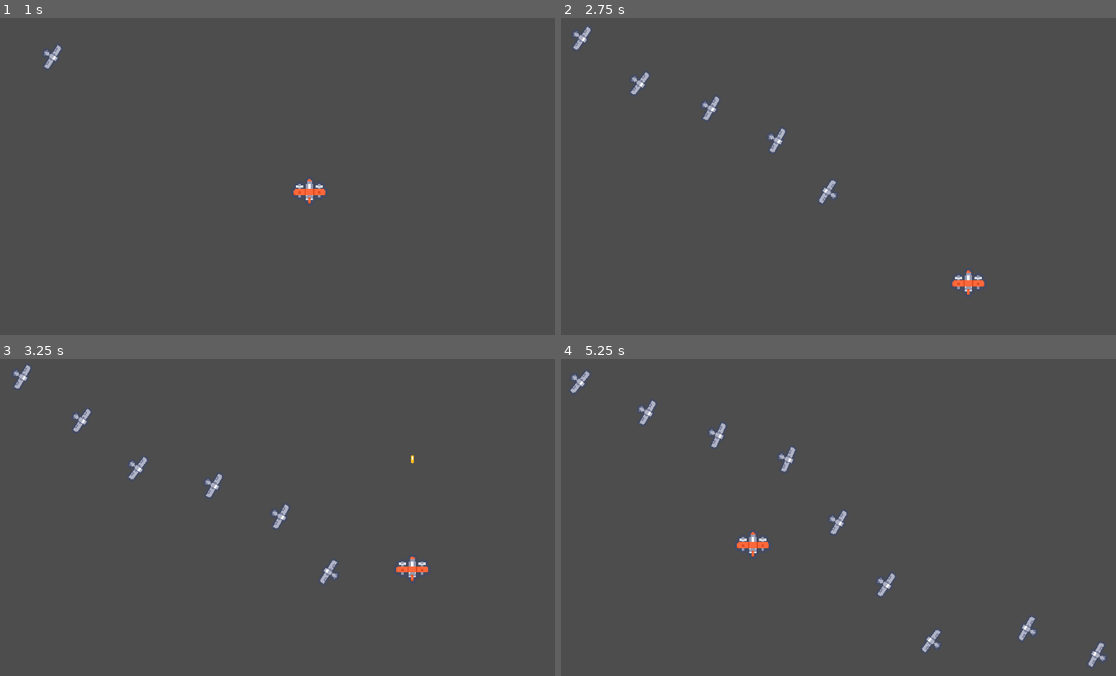
Above: before the commit, frames 1-4 (two rows, left to right).
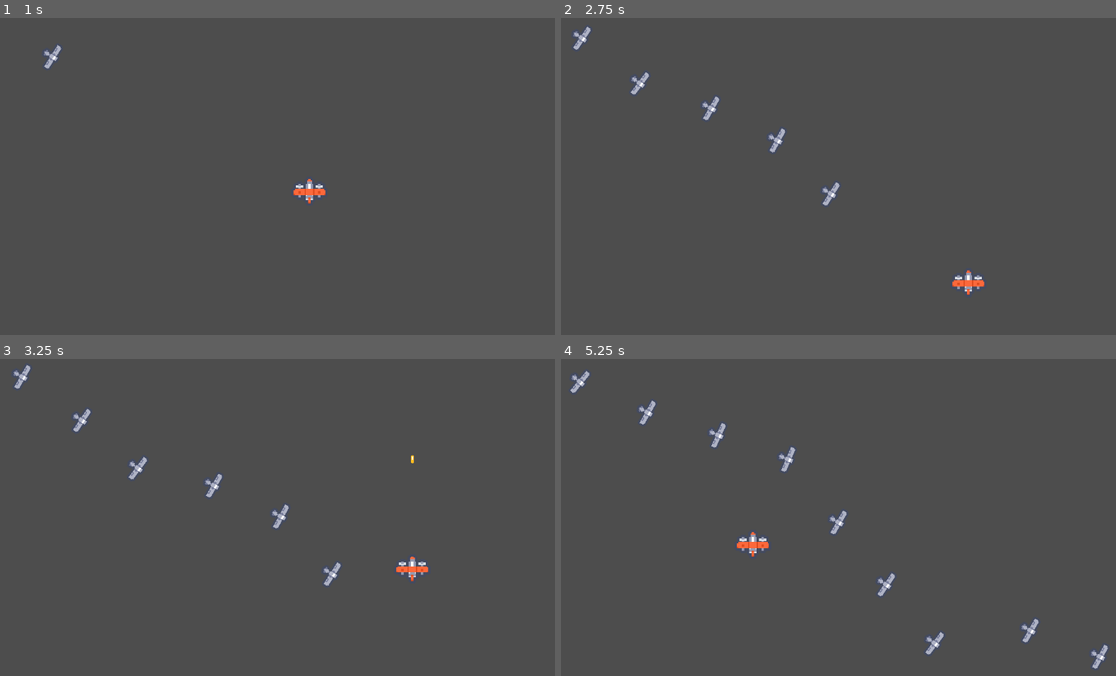
Above: after the commit, the same moments.

Repository: juliencongras/Godot-shmup
Game: Godot game, scene res://Main/main.tscn
Two runs of this game, one before a commit and one after it. Both use one fixed random seed, a clock stepped at 60 frames per second and the inputs below.
Inputs:
- Up to frame 1 (1 s): tap Enter at 0.5 s; hold Right (Right) from 0.53 s (still down); hold Shift (Focus) from 0.53 s (still down)
- Up to frame 2 (2.75 s): release Right (Right) at 1.28 s; release Shift (Focus) at 1.28 s; hold Down (Down) 1.28-2.03 s; tap Z (Shoot) at 1.35 s; hold Right (Right) from 2.03 s (still down); hold Shift (Focus) from 2.03 s (still down)
- Up to frame 3 (3.25 s): release Right (Right) at 2.78 s; release Shift (Focus) at 2.78 s; hold Up (Up) from 2.78 s (still down); tap Z (Shoot) at 2.85 s
- Up to frame 4 (5.25 s): release Up (Up) at 3.53 s; hold Shift (Focus) 3.53-4.28 s; hold Left (Left) 3.53-5.03 s; tap Z (Shoot) at 4.35 s; hold Down (Down) from 5.03 s (still down); hold Shift (Focus) from 5.03 s (still down)

Frame 1 is identical in both runs. In frame 2, 0.2% of the frame differs, in the area x 25-51%, y 31-60%; in frame 3, 0.2%; in frame 4, 0.5%, in the area x 15-99%, y 20-98%.

Commit message:
Fixed enemy look_at

Diff:
--- a/Enemy/global_enemy.gd
+++ b/Enemy/global_enemy.gd
@@ -5,10 +5,10 @@
 
 func _ready():
 	playerPosition = Global.playerPosition
+	look_at(playerPosition)
 
 func _physics_process(delta):
 	var targetPlayer = global_position.move_toward(playerPosition, delta)
-	look_at(targetPlayer)
 	velocity = targetPlayer.normalized() * enemySpeed
 	move_and_slide()
 
